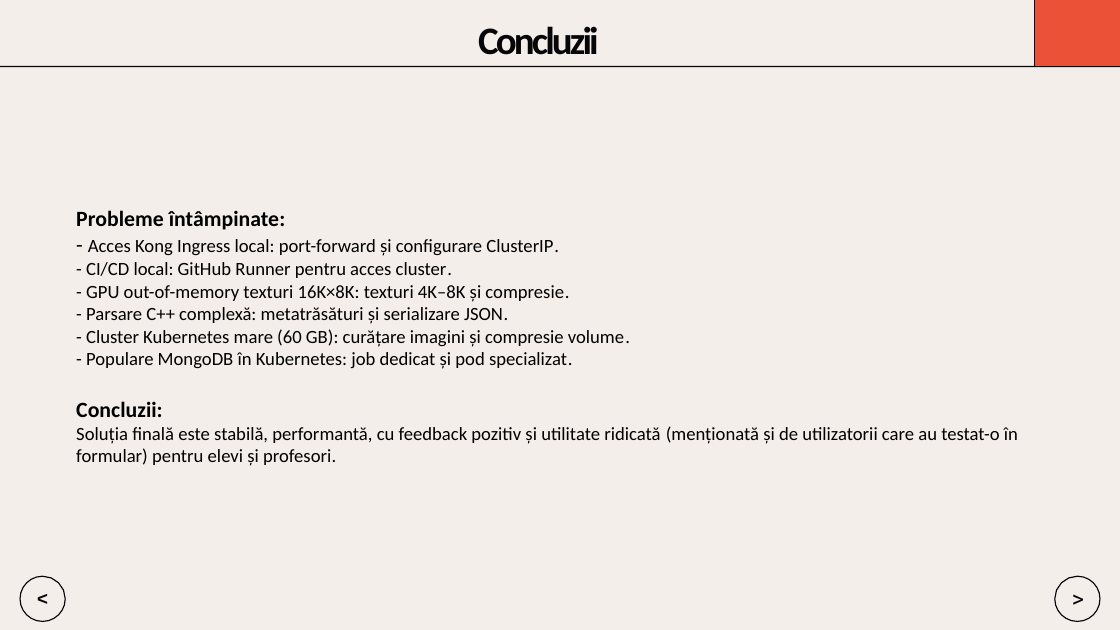
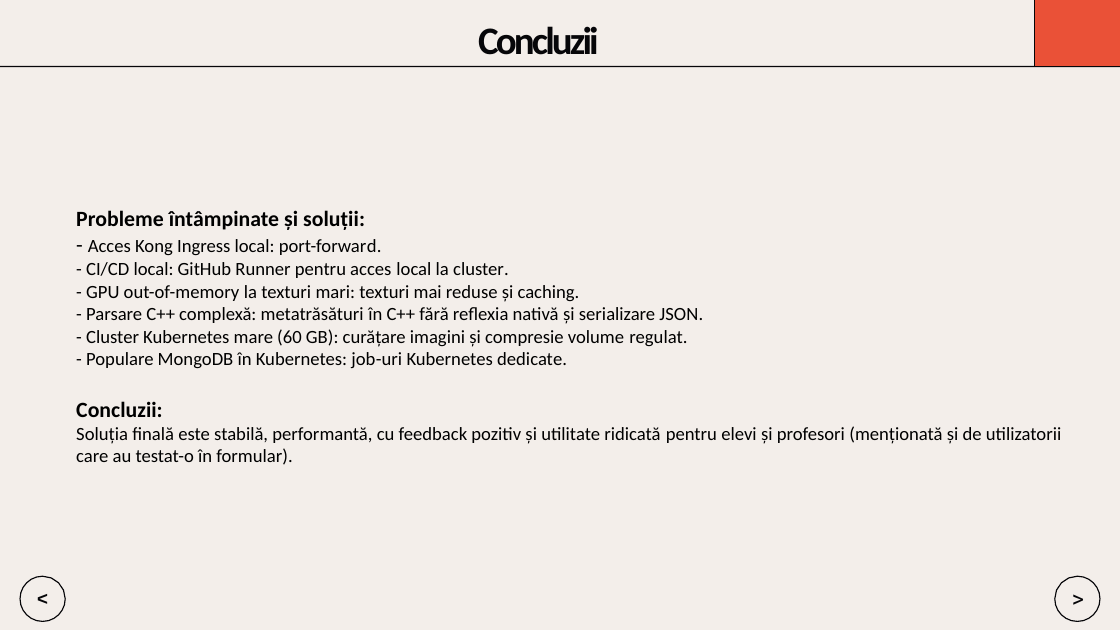
Before and after one commit to Dragomir1401/VisioScience-3D, a slide deck: slide 15 of Roadmap/scss/Prezentare_Final_Dragomir_Andrei.pptx. Drawn at 1120x630 pixels with LibreOffice and Linux fonts; fonts in the diff are those of the drawing. Boxes give left, top, right and bottom in pixels: in the first picture for what was removed or moved away, otherwise in the second. Text is boxed around its words. In the diff, an @@ line names an element or a change of style, - is before the commit and + after.

Commit message:
corrected some issues in ppt

```diff
--- a/Roadmap/scss/Prezentare_Final_Dragomir_Andrei.pptx
+++ b/Roadmap/scss/Prezentare_Final_Dragomir_Andrei.pptx
@@ text at [76, 210, 703, 369]: text changed @@
-Probleme întâmpinate:
-- Acces Kong Ingress local: port-forward și configurare ClusterIP.
-- CI/CD local: GitHub Runner pentru acces cluster.
-- GPU out-of-memory texturi 16K×8K: texturi 4K–8K și compresie.
-- Parsare C++ complexă: metatrăsături și serializare JSON.
-- Cluster Kubernetes mare (60 GB): curățare imagini și compresie volume.
-- Populare MongoDB în Kubernetes: job dedicat și pod specializat.
+Probleme întâmpinate și soluții:
+- Acces Kong Ingress local: port-forward.
+- CI/CD local: GitHub Runner pentru acces local la cluster.
+- GPU out-of-memory la texturi mari: texturi mai reduse și caching.
+- Parsare C++ complexă: metatrăsături în C++ fără reflexia nativă și serializare JSON.
+- Cluster Kubernetes mare (60 GB): curățare imagini și compresie volume regulat.
+- Populare MongoDB în Kubernetes: job-uri Kubernetes dedicate.
@@ text at [76, 426, 1061, 465]: text changed @@
-Soluția finală este stabilă, performantă, cu feedback pozitiv și utilitate ridicată (menționată și de utilizatorii care au testat-o în formular) pentru elevi și profesori.
+Soluția finală este stabilă, performantă, cu feedback pozitiv și utilitate ridicată pentru elevi și profesori (menționată și de utilizatorii care au testat-o în formular).
```
